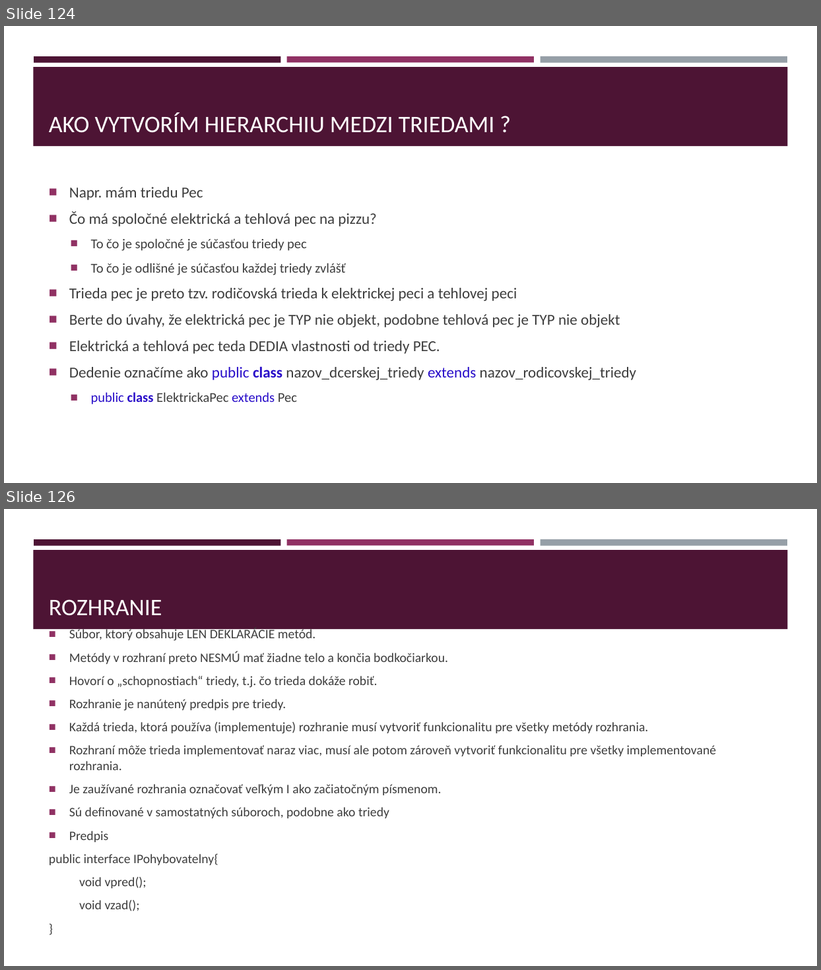
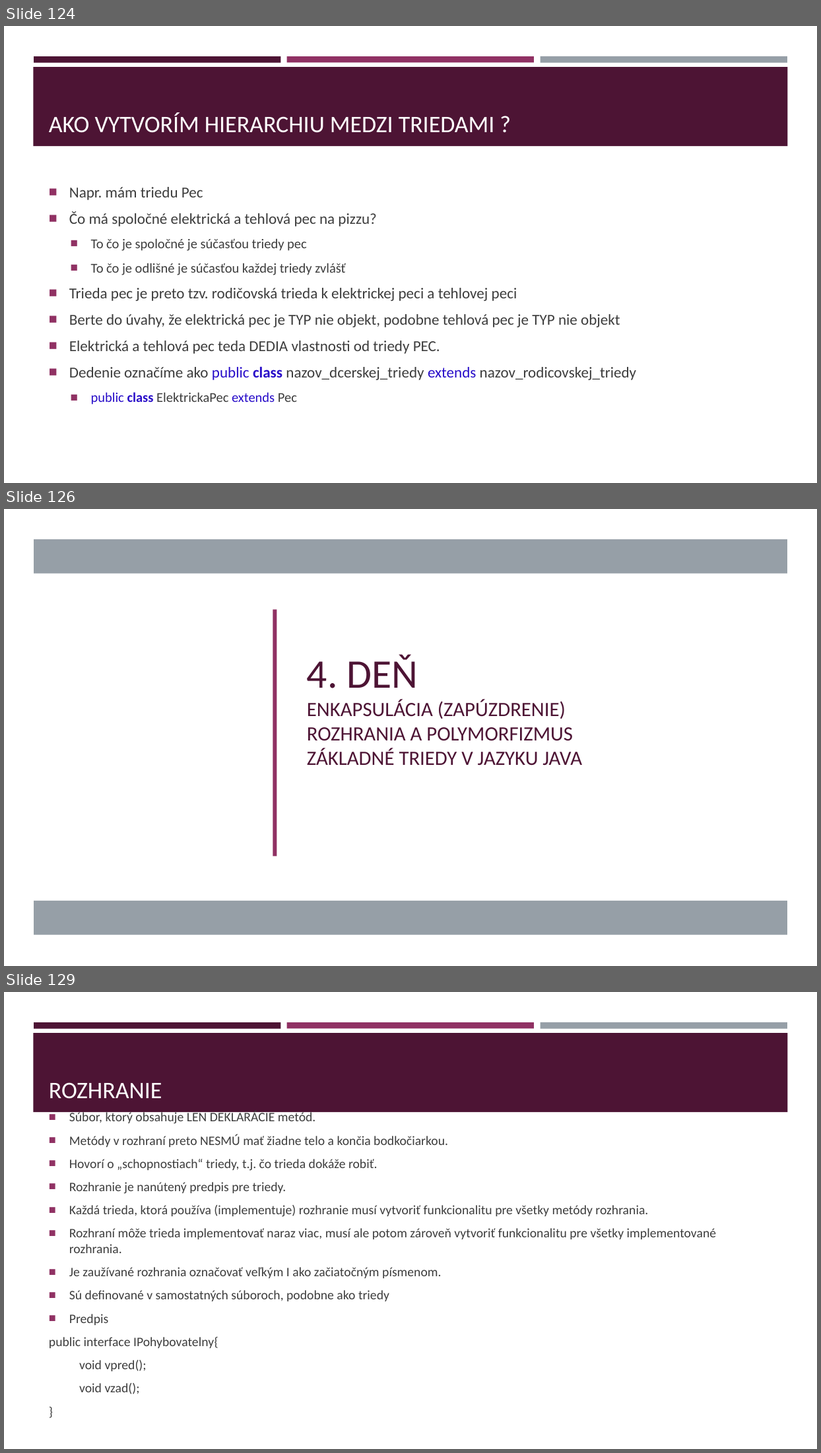
Before and after one commit to gasparv/java-class-basics, a slide deck: JavaZaklady-skolenie.pptx. Shown one above the other, each under a label of ours: slides 124 and 126 before the commit, slides 124, 126 and 129 after it; the slides between them are not shown. The pictures are 821x970 and 821x1453 pixels, drawn with LibreOffice and Linux fonts; fonts in the diff are those of the drawing. Boxes give left, top, right and bottom in pixels: in the first picture for what was removed or moved away, otherwise in the second. Text is boxed around its words. In the diff, an @@ line names an element or a change of style, - is before the commit and + after.

```diff
--- a/JavaZaklady-skolenie.pptx
+++ b/JavaZaklady-skolenie.pptx
@@ slide 126 added at (4,509,817,966), background #FFFFFF @@
@@ rectangle added at (4,509,817,966), fill #FFFFFF @@
@@ rectangle added at (34,539,788,574), fill #969FA7 @@
@@ rectangle added at (273,609,277,856), fill #903163 @@
@@ title added at (307,654,582,766), 24 pt, text #4D1434 @@
+4. DEŇ
+ENKAPSULÁCIA (ZAPÚZDRENIE)
+ROZHRANIA A POLYMORFIZMUS
+ZÁKLADNÉ TRIEDY V JAZYKU JAVA
@@ rectangle added at (34,901,788,935), fill #969FA7 @@
@@ what was slide 126 is now slide 129 @@
```
Also in this commit, not shown: 7 slides changed, 22 other slides added.
